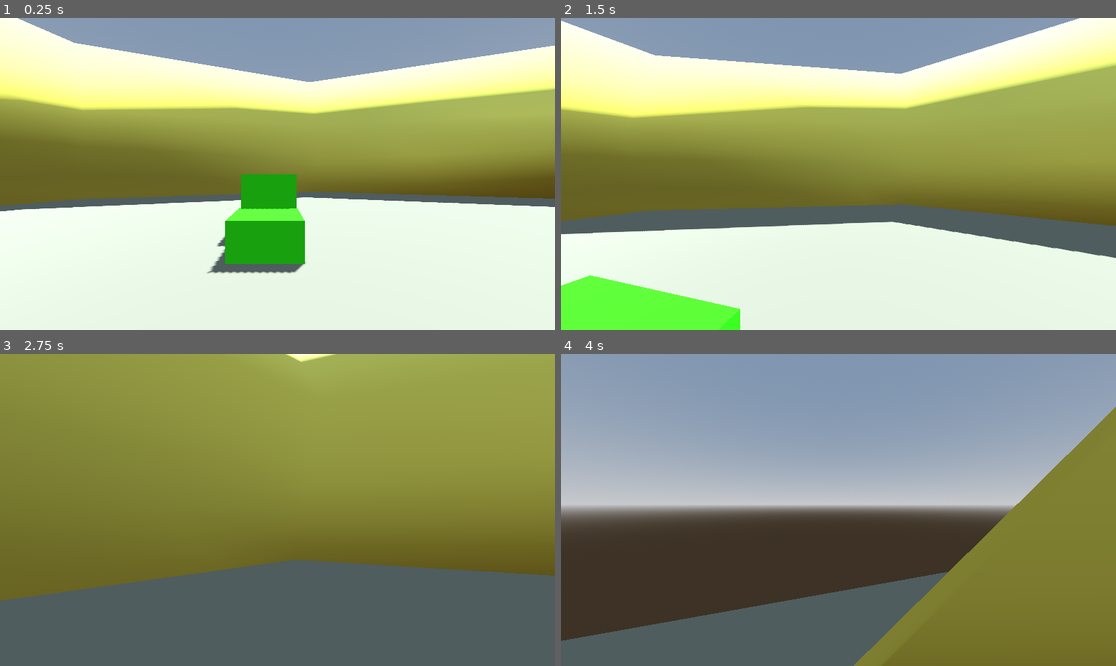
Above: before the commit, frames 1-4 (two rows, left to right).
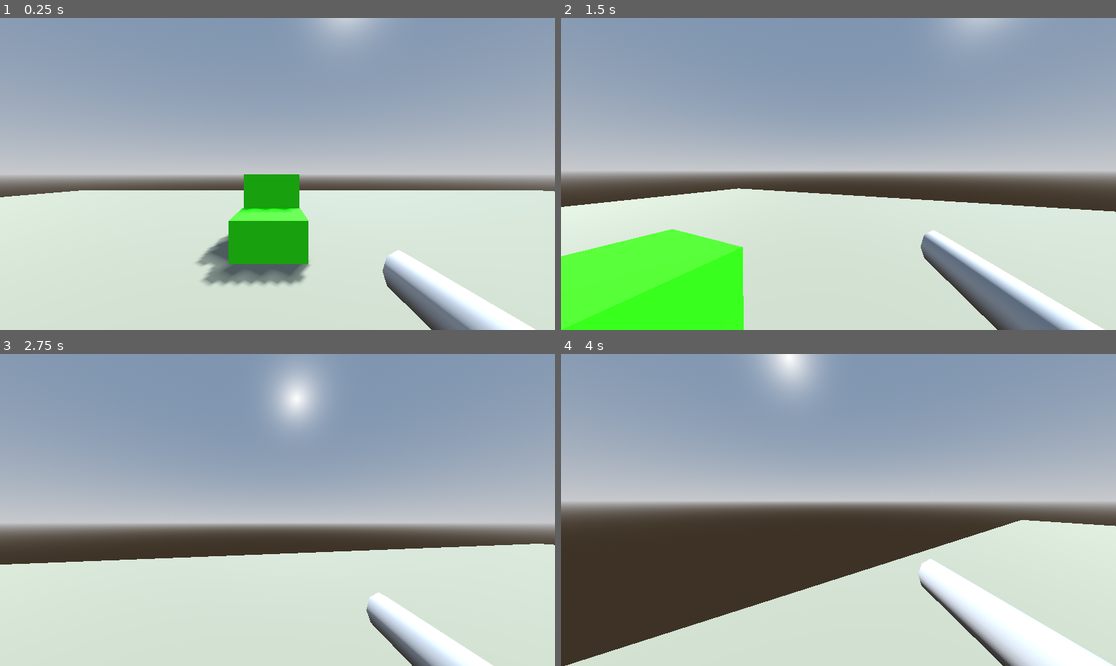
Above: after the commit, the same moments.

Repository: deelorr/Untitled-3D
Game: Godot game, scene res://world.tscn
Two runs of this game, one before a commit and one after it. Both use one fixed random seed, a clock stepped at 60 frames per second and the inputs below.
Inputs (mouse positions are in pixels of both pictures, inside the frame that each line leads up to):
- Up to frame 1 (0.25 s): no input
- Up to frame 2 (1.5 s): move the mouse to (866, 174) at 0.52 s; hold Shift (sprint) 0.53-1.28 s; hold W (move_forward) from 0.53 s (still down); tap Space (jump) at 0.77 s; click (866, 174) at 0.8 s; move the mouse to (810, 174) at 1.27 s; click (810, 174) at 1.35 s
- Up to frame 3 (2.75 s): keep holding W (move_forward); tap Space (jump) at 1.52 s; tap Shift (sprint) at 1.55 s; move the mouse to (288, 503) at 2.02 s; hold Shift (sprint) from 2.03 s (still down); click (288, 503) at 2.3 s
- Up to frame 4 (4 s): keep holding W (move_forward); move the mouse to (832, 516) at 2.77 s; release Shift (sprint) at 2.78 s; click (832, 516) at 2.85 s; tap Space (jump) at 3.02, 3.77 s; tap Shift (sprint) at 3.05 s; move the mouse to (877, 513) at 3.52 s; hold Shift (sprint) from 3.53 s (still down); click (877, 513) at 3.8 s

The runs differ from the first frame. In frame 1, 53% of the frame differs, in the area x 0-100%, y 0-100%; in frame 2, 70%; in frame 3, 100%; in frame 4, 37%.

Commit message:
refactored a little, 3d is hard

Diff:
--- a/player.gd
+++ b/player.gd
@@ -1,86 +1,188 @@
 extends CharacterBody3D
 
-var speed
-const WALK_SPEED = 5.0
-const SPRINT_SPEED = 8.0
-const JUMP_VELOCITY = 4.8
-const SENSITIVITY = 0.004
+# =====================
+# Constants
+# =====================
 
-#bob variables
-const BOB_FREQ = 2.4
-const BOB_AMP = 0.08
-var t_bob = 0.0
+# Movement Constants
+const WALK_SPEED: float = 5.0
+const SPRINT_SPEED: float = 8.0
+const JUMP_VELOCITY: float = 4.8
+const GRAVITY: float = 9.8
 
-#fov variables
-const BASE_FOV = 75.0
-const FOV_CHANGE = 1.5
+# Look/Camera Constants
+const SENSITIVITY: float = 0.004
+const BASE_FOV: float = 75.0
+const FOV_CHANGE: float = 1.5
 
-# Get the gravity from the project settings to be synced with RigidBody nodes.
-var gravity = 9.8
+# Head Bobbing Constants
+const BOB_FREQ: float = 2.4
+const BOB_AMP: float = 0.08
 
-@onready var head = $Head
-@onready var camera = $Head/Camera3D
+# Shooting Constants
+const SHOOT_DISTANCE: float = 100.0
+const SHOOT_DAMAGE: int = 10
+const FIRE_RATE: float = 0.2
 
-var camera_base_pos
+# =====================
+# Variables
+# =====================
+
+# Movement Variables
+var speed: float = WALK_SPEED
+
+# Head Bobbing Variables
+var t_bob: float = 0.0
+
+# Shooting Variables
+var can_shoot: bool = true
+
+# Camera Position
+var camera_base_pos: Vector3
+
+# =====================
+# Node References
+# =====================
+
+@onready var head: Node3D = $Head
+@onready var camera: Camera3D = $Head/Camera3D
+@onready var gun: Node3D = $Head/Gun
+
+# =====================
+# Lifecycle Functions
+# =====================
 
 func _ready():
 	Input.set_mouse_mode(Input.MOUSE_MODE_CAPTURED)
 	camera_base_pos = camera.transform.origin
 
-func _unhandled_input(event):
+# =====================
+# Input Handling
+# =====================
+
+func _unhandled_input(event: InputEvent) -> void:
 	if event is InputEventMouseMotion:
-		head.rotate_y(-event.relative.x * SENSITIVITY)
-		camera.rotate_x(-event.relative.y * SENSITIVITY)
-		camera.rotation.x = clamp(camera.rotation.x, deg_to_rad(-40), deg_to_rad(60))
+		_handle_mouse_motion(event)
 
+func _handle_mouse_motion(event: InputEventMouseMotion) -> void:
+	# Rotate the head horizontally
+	head.rotate_y(deg_to_rad(-event.relative.x * SENSITIVITY * 100))  # Convert sensitivity to radians
 
-func _physics_process(delta):
-	# Add the gravity.
+	# Rotate the camera vertically
+	camera.rotate_x(deg_to_rad(-event.relative.y * SENSITIVITY * 100))
+
+	# Clamp the camera's vertical rotation to prevent flipping
+	camera.rotation_degrees.x = clamp(camera.rotation_degrees.x, -40, 60)
+
+# =====================
+# Shooting Mechanics
+# =====================
+
+func _shoot() -> void:
+	if not can_shoot:
+		return
+
+	# Start cooldown
+	can_shoot = false
+	await get_tree().create_timer(FIRE_RATE).timeout
+	can_shoot = true
+
+	# Perform raycast and apply damage if hit
+	var result = _perform_raycast()
+	if result and result.collider and result.collider.has_method("apply_damage"):
+		result.collider.apply_damage(SHOOT_DAMAGE)
+
+	# Placeholder for effects (muzzle flash, sound, etc.)
+	print("Shot fired")
+
+func _perform_raycast() -> Dictionary:
+	var ray_origin: Vector3 = camera.global_transform.origin
+	var ray_direction: Vector3 = -camera.global_transform.basis.z.normalized()
+	var ray_target: Vector3 = ray_origin + ray_direction * SHOOT_DISTANCE
+
+	var space_state = get_world_3d().direct_space_state
+	var ray_query = PhysicsRayQueryParameters3D.new()
+	ray_query.from = ray_origin
+	ray_query.to = ray_target
+	ray_query.exclude = [self]  # Exclude self to prevent self-hit
+
+	return space_state.intersect_ray(ray_query)
+
+# =====================
+# Physics Processing
+# =====================
+
+func _physics_process(delta: float) -> void:
+	_apply_gravity(delta)
+	_handle_inputs()
+	_handle_movement(delta)
+	_update_head_bob(delta)
+	_update_fov(delta)
+
+	move_and_slide()
+
+# Apply gravity to the character
+func _apply_gravity(delta: float) -> void:
 	if not is_on_floor():
-		velocity.y -= gravity * delta
+		velocity.y -= GRAVITY * delta
 
-	# Press Escape to end game
+# Handle various player inputs
+func _handle_inputs() -> void:
+	# Quit game
 	if Input.is_action_just_pressed("ui_cancel"):
 		get_tree().quit()
 
-	# Handle Jump.
+	# Shooting
+	if Input.is_action_just_pressed("shoot"):
+		_shoot()
+
+	# Jumping
 	if Input.is_action_just_pressed("jump") and is_on_floor():
 		velocity.y = JUMP_VELOCITY
 
-	# Handle Sprint.
-	if Input.is_action_pressed("sprint"):
-		speed = SPRINT_SPEED
-	else:
-		speed = WALK_SPEED
+	# Sprinting
+	speed = SPRINT_SPEED if Input.is_action_pressed("sprint") else WALK_SPEED
 
-	# Get the input direction and handle the movement/deceleration.
-	var input_dir = Input.get_vector("move_left", "move_right", "move_forward", "move_backward")
-	var direction = (head.transform.basis * transform.basis * Vector3(input_dir.x, 0, input_dir.y)).normalized()
+# Handle character movement based on input
+func _handle_movement(delta: float) -> void:
+	var input_dir: Vector2 = Input.get_vector("move_left", "move_right", "move_forward", "move_backward")
+	var direction: Vector3 = (head.transform.basis * Vector3(input_dir.x, 0, input_dir.y)).normalized()
+
 	if is_on_floor():
-		if direction:
+		if direction.length() > 0:
 			velocity.x = direction.x * speed
 			velocity.z = direction.z * speed
 		else:
-			velocity.x = lerp(velocity.x, direction.x * speed, delta * 7.0)
-			velocity.z = lerp(velocity.z, direction.z * speed, delta * 7.0)
+			# Gradually decelerate to 0 when no input
+			velocity.x = lerp(velocity.x, 0.0, delta * 7.0)  # Changed 0 to 0.0
+			velocity.z = lerp(velocity.z, 0.0, delta * 7.0)  # Changed 0 to 0.0
 	else:
+		# Apply air control with slower acceleration
 		velocity.x = lerp(velocity.x, direction.x * speed, delta * 3.0)
 		velocity.z = lerp(velocity.z, direction.z * speed, delta * 3.0)
 
-	# Head bob
-		t_bob += delta * velocity.length() * float(is_on_floor())
-		camera.transform.origin = camera_base_pos + _headbob(t_bob)
+# Update camera position for head bobbing effect
+func _update_head_bob(delta: float) -> void:
+	if is_on_floor() and velocity.length() > 0:
+		t_bob += delta * velocity.length()
+		camera.transform.origin = camera_base_pos + _calculate_head_bob(t_bob)
+	else:
+		# Reset head bobbing when not moving or in air
+		camera.transform.origin = camera_base_pos
 
-	# FOV
-	var velocity_clamped = clamp(velocity.length(), 0.5, SPRINT_SPEED * 2)
-	var target_fov = BASE_FOV + FOV_CHANGE * velocity_clamped
+# Update camera FOV based on movement speed
+func _update_fov(delta: float) -> void:
+	var velocity_clamped: float = clamp(velocity.length(), 0.5, SPRINT_SPEED * 2)
+	var target_fov: float = BASE_FOV + FOV_CHANGE * velocity_clamped
 	camera.fov = lerp(camera.fov, target_fov, delta * 8.0)
 
-	move_and_slide()
+# =====================
+# Utility Functions
+# =====================
 
-
-func _headbob(time) -> Vector3:
-	var pos = Vector3.ZERO
+# Calculate head bob offset based on time
+func _calculate_head_bob(time: float) -> Vector3:
+	var pos: Vector3 = Vector3.ZERO
 	pos.y = sin(time * BOB_FREQ) * BOB_AMP
 	pos.x = cos(time * BOB_FREQ / 2) * BOB_AMP
 	return pos
--- a/project.godot
+++ b/project.godot
@@ -10,7 +10,7 @@
 
 [application]
 
-config/name="New Game Project"
+config/name="Untitled 3D Project"
 run/main_scene="res://world.tscn"
 config/features=PackedStringArray("4.3", "GL Compatibility")
 config/icon="res://icon.svg"
@@ -47,6 +47,11 @@
 "events": [Object(InputEventKey,"resource_local_to_scene":false,"resource_name":"","device":-1,"window_id":0,"alt_press …(195 unchanged characters)…
 ]
 }
+shoot={
+"deadzone": 0.5,
+"events": [Object(InputEventMouseButton,"resource_local_to_scene":false,"resource_name":"","device":-1,"window_id":0,"alt_pressed":false,"shift_pressed":false,"ctrl_pressed":false,"meta_pressed":false,"button_mask":0,"position":Vector2(0, 0),"global_position":Vector2(0, 0),"factor":1.0,"button_index":1,"canceled":false,"pressed":false,"double_click":false,"script":null)
+]
+}
 
 [rendering]
 
--- a/world.tscn
+++ b/world.tscn
@@ -31,8 +31,13 @@
 [node name="World" type="Node3D"]
 
 [node name="DirectionalLight3D" type="DirectionalLight3D" parent="."]
-transform = Transform3D(-0.866025, -0.433013, 0.25, 0, 0.5, 0.866025, -0.5, 0.75, -0.433013, 0, 0, 0)
+transform = Transform3D(-0.866025, -0.433013, 0.25, -0.200526, 0.758817, 0.619666, -0.458028, 0.486515, -0.743985, 0, 208.724, 0)
 shadow_enabled = true
+directional_shadow_split_1 = 0.162
+directional_shadow_split_2 = 0.381
+directional_shadow_split_3 = 0.565
+directional_shadow_blend_splits = true
+directional_shadow_fade_start = 0.335
 
 [node name="WorldEnvironment" type="WorldEnvironment" parent="."]
 environment = SubResource("Environment_yuhtd")
@@ -54,6 +59,11 @@
 [node name="Camera3D" type="Camera3D" parent="Player/Head"]
 transform = Transform3D(1, 0, 0, 0, 1, 0, 0, 0, 1, 0.186573, 1.02899, -0.602707)
 fov = 44.304
+
+[node name="Gun" type="CSGCylinder3D" parent="Player/Head"]
+transform = Transform3D(0.424478, 0, 0, 0, -0.00402991, 0.551127, 0, -0.190323, -0.0116696, 0.587402, 0.718964, -0.784424)
+radius = 0.127033
+height = 5.52902
 
 [node name="Floor" type="CSGBox3D" parent="."]
 transform = Transform3D(1.836, 0, 0, 0, 65.1974, 0, 0, 0, 1.672, 0, 4.01442, 0)
@@ -73,5 +83,6 @@
 
 [node name="Boundaries" type="CSGTorus3D" parent="."]
 transform = Transform3D(45.8869, 0, 0, 0, 35.2794, 0, 0, 0, 40.824, 0, 9, 0)
+visible = false
 material_override = SubResource("StandardMaterial3D_krvn8")
 use_collision = true
Not shown: 2 places in world.tscn that only renumber resources
